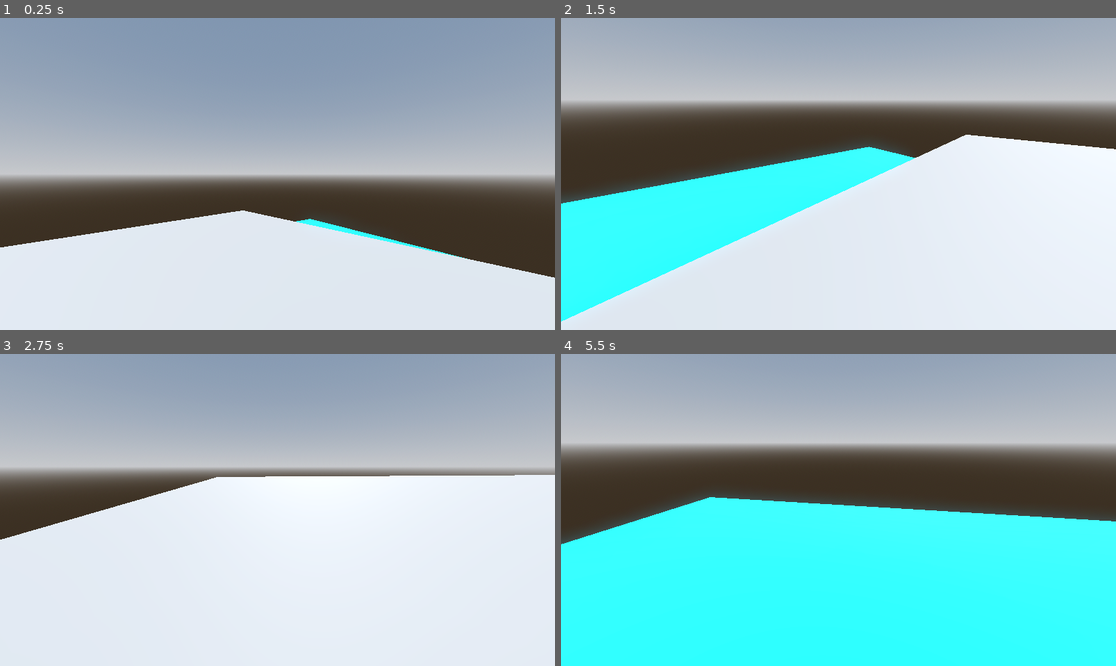
Above: before the commit, frames 1-4 (two rows, left to right).
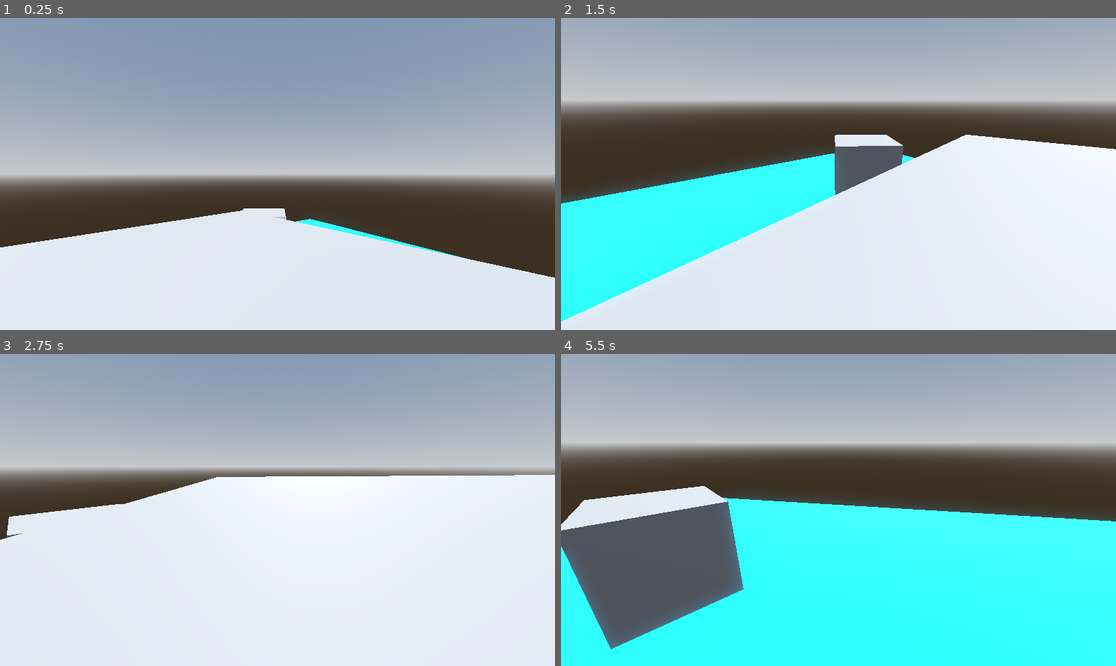
Above: after the commit, the same moments.

Repository: qdanq/Battle-duo
Game: Godot game, scene res://node_3d.tscn
The game is run twice, just before and just after one commit, with the same random seed, the same clock (stepped at 60 frames per second) and the same inputs.
Inputs (mouse positions are in pixels of both pictures, inside the frame that each line leads up to):
- Up to frame 1 (0.25 s): no input
- Up to frame 2 (1.5 s): tap Enter (ui_accept) at 0.5, 0.77 s; move the mouse to (960, 158) at 0.52 s; hold D (Right) 0.53-1.28 s; click (960, 158) at 0.67 s; move the mouse to (810, 174) at 1.27 s; hold W (Up) from 1.28 s (still down)
- Up to frame 3 (2.75 s): keep holding W (Up); tap Enter (ui_accept) at 1.52 s; move the mouse to (288, 503) at 2.02 s
- Up to frame 4 (5.5 s): keep holding W (Up); move the mouse to (832, 516) at 2.77 s; tap Enter (ui_accept) at 3.02, 3.77, 4.52 s; move the mouse to (877, 513) at 3.52 s; move the mouse to (794, 506) at 4.27 s; move the mouse to (844, 510) at 5.02 s

The runs differ from the first frame. In frame 1, 0.2% of the frame differs, in the area x 43-52%, y 61-65%; in frame 2, 1.7%; in frame 3, 0.7%; in frame 4, 12%, in the area x 0-33%, y 42-95%.

Commit message:
Crate island position structure.

Diff:
--- a/node_3d.tscn
+++ b/node_3d.tscn
@@ -82,7 +82,7 @@
 shape = SubResource("ConcavePolygonShape3D_wtbte")
 
 [node name="island2" type="MeshInstance3D" parent="islands"]
-transform = Transform3D(50, 0, 0, 0, 50, 0, 0, 0, 50, 0, 3.65752, 58.1465)
+transform = Transform3D(50, 0, 0, 0, 50, 0, 0, 0, 50, 200, 400, 0)
 mesh = SubResource("BoxMesh_3sk5y")
 skeleton = NodePath("../..")
 
@@ -92,7 +92,7 @@
 shape = SubResource("ConcavePolygonShape3D_wtbte")
 
 [node name="island3" type="MeshInstance3D" parent="islands"]
-transform = Transform3D(50, 0, 0, 0, 50, 0, 0, 0, 50, 0, 3.65752, 58.1465)
+transform = Transform3D(50, 0, 0, 0, 50, 0, 0, 0, 50, 0, 400, -200)
 mesh = SubResource("BoxMesh_3sk5y")
 skeleton = NodePath("../..")
 
@@ -102,7 +102,7 @@
 shape = SubResource("ConcavePolygonShape3D_wtbte")
 
 [node name="island4" type="MeshInstance3D" parent="islands"]
-transform = Transform3D(50, 0, 0, 0, 50, 0, 0, 0, 50, 0, 3.65752, 58.1465)
+transform = Transform3D(50, 0, 0, 0, 50, 0, 0, 0, 50, 0, 400, 200)
 mesh = SubResource("BoxMesh_3sk5y")
 skeleton = NodePath("../..")
 
